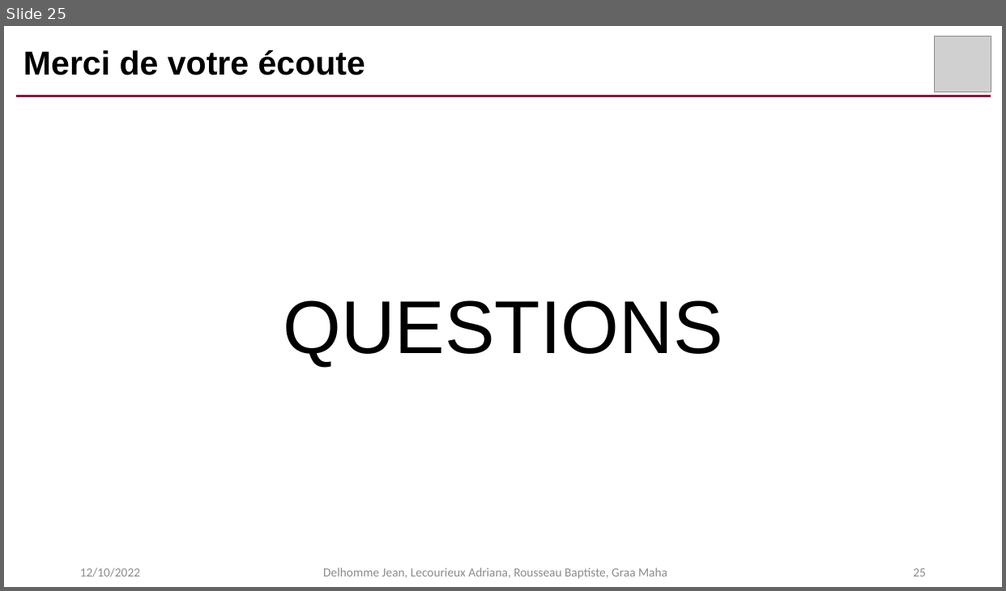
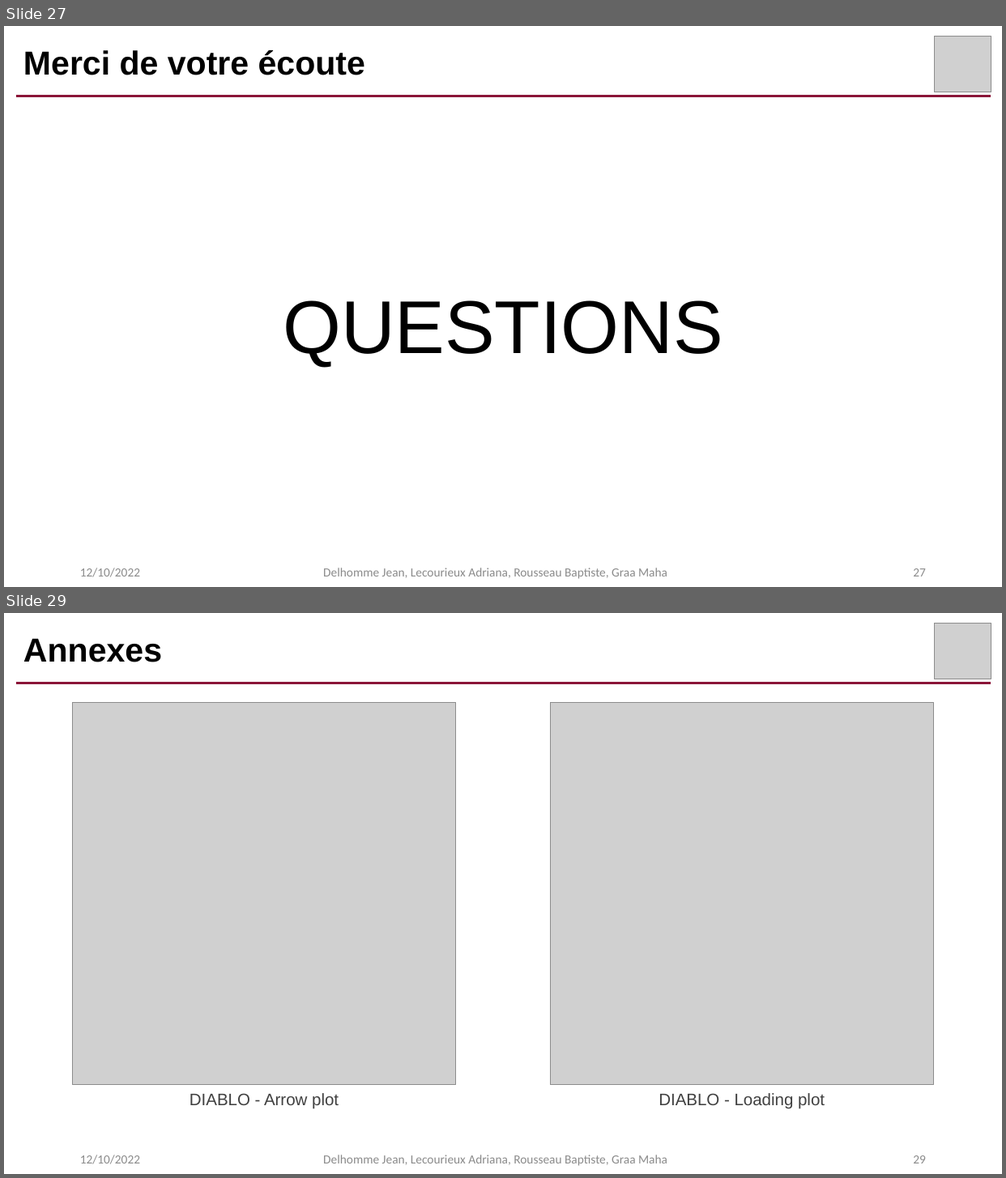
Before and after one commit to AdrianaLecourieux/multi_omics, a slide deck: presentation.pptx. Shown one above the other, each under a label of ours: slide 25 before the commit, slides 27 and 29 after it; the slides between them are not shown. The pictures are 1006x591 and 1006x1178 pixels, drawn with LibreOffice and Linux fonts; fonts in the diff are those of the drawing; grey boxes stand for pictures. Boxes give left, top, right and bottom in pixels: in the first picture for what was removed or moved away, otherwise in the second. Text is boxed around its words. In the diff, an @@ line names an element or a change of style, - is before the commit and + after.

```diff
--- a/presentation.pptx
+++ b/presentation.pptx
@@ slide 29 added at bbox=[4, 613, 1002, 1174], background #FFFFFF @@
@@ picture added at bbox=[935, 623, 991, 679] @@
@@ title added at bbox=[23, 638, 162, 662], 32 pt, text #000000, bold @@
+Annexes
@@ line added from (16, 683) to (991, 683), #8B1538 2.25 pt @@
@@ picture added at bbox=[73, 702, 456, 1085] @@
@@ picture added at bbox=[551, 702, 934, 1085] @@
@@ text added at bbox=[189, 1093, 339, 1109], 16 pt, text #404040 @@
+DIABLO - Arrow plot
@@ text added at bbox=[658, 1093, 825, 1109], 16 pt, text #404040 @@
+DIABLO - Loading plot
@@ text added at bbox=[80, 1155, 140, 1165], 12 pt, text #8C8C8C @@
+12/10/2022
@@ text added at bbox=[323, 1155, 667, 1166], 12 pt, text #8C8C8C @@
+Delhomme Jean, Lecourieux Adriana, Rousseau Baptiste, Graa Maha
@@ page number added at bbox=[913, 1156, 926, 1164], 12 pt, text #8C8C8C @@
+29
@@ what was slide 25 is now slide 27 @@
@@ page number at bbox=[913, 569, 926, 577]: text changed @@
-25
+27
```
Also in this commit, not shown: 2 slides changed, 3 other slides added.
